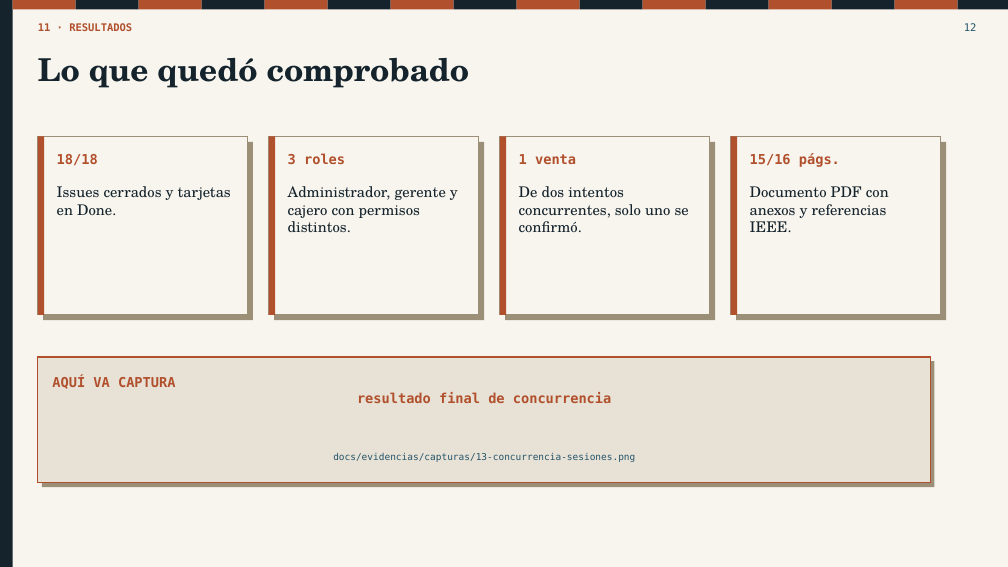
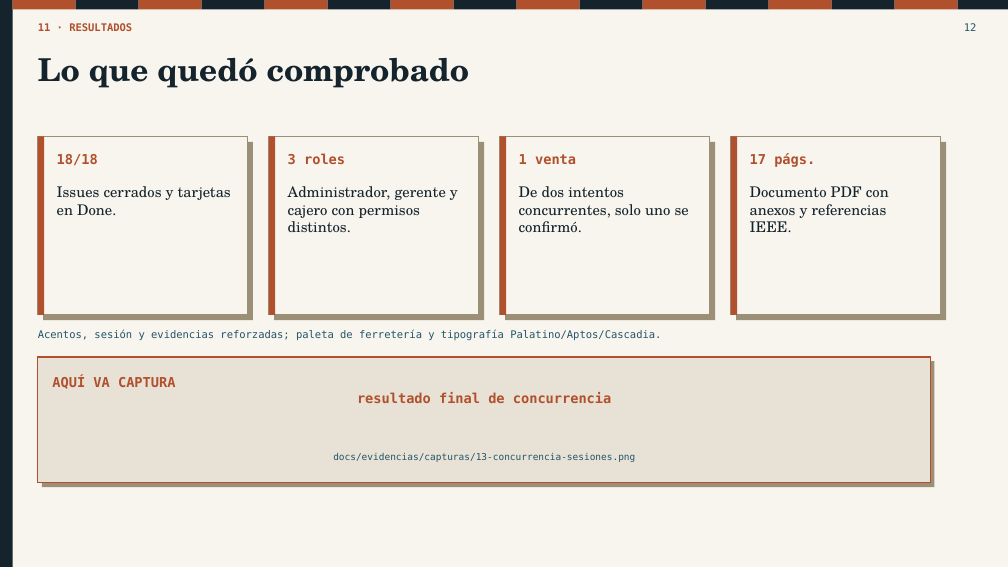
Before and after one commit to angelgael10/ferreteria-pos, a slide deck: slide 12 of docs/presentacion/Defensa_ferreteria_POS.pptx. Drawn at 1008x567 pixels with LibreOffice and Linux fonts; fonts in the diff are those of the drawing. Boxes give left, top, right and bottom in pixels: in the first picture for what was removed or moved away, otherwise in the second. Text is boxed around its words. In the diff, an @@ line names an element or a change of style, - is before the commit and + after.

Commit message:
Sprint 5: cerrar evidencias de producto, accesibilidad y pruebas finales

```diff
--- a/docs/presentacion/Defensa_ferreteria_POS.pptx
+++ b/docs/presentacion/Defensa_ferreteria_POS.pptx
@@ text at [750,153,815,167]: text changed @@
-15/16 págs.
+17 págs.
@@ text added at [38,329,661,340], 10 pt, text #245469 @@
+Acentos, sesión y evidencias reforzadas; paleta de ferretería y tipografía Palatino/Aptos/Cascadia.
```
Also in this commit, not shown: 33 other files.
